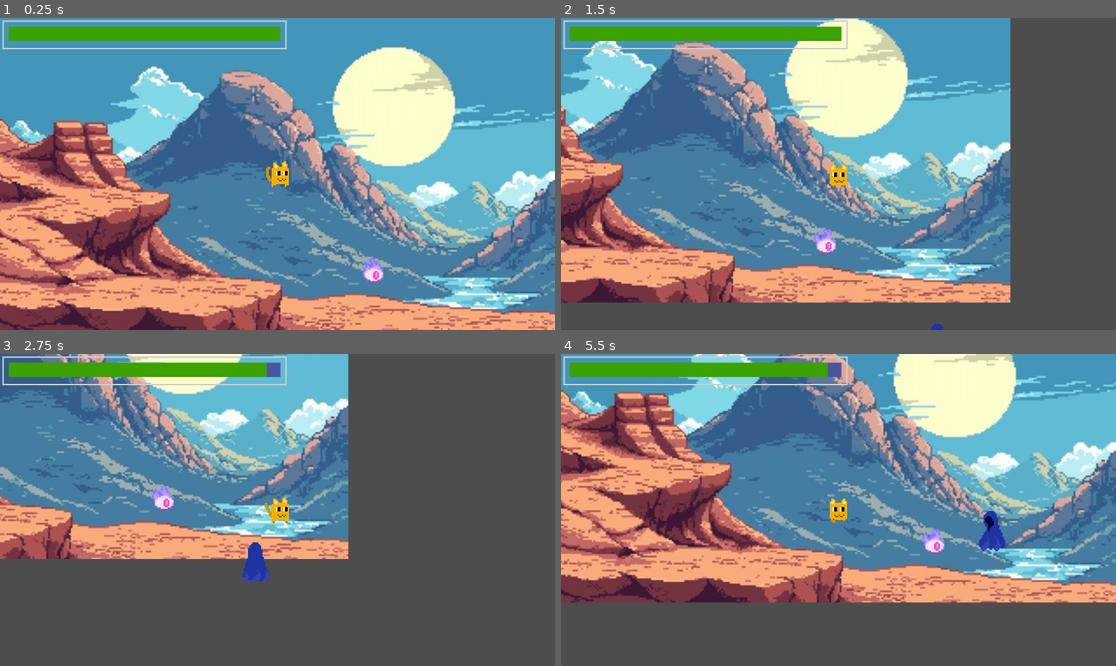
Above: before the commit, frames 1-4 (two rows, left to right).
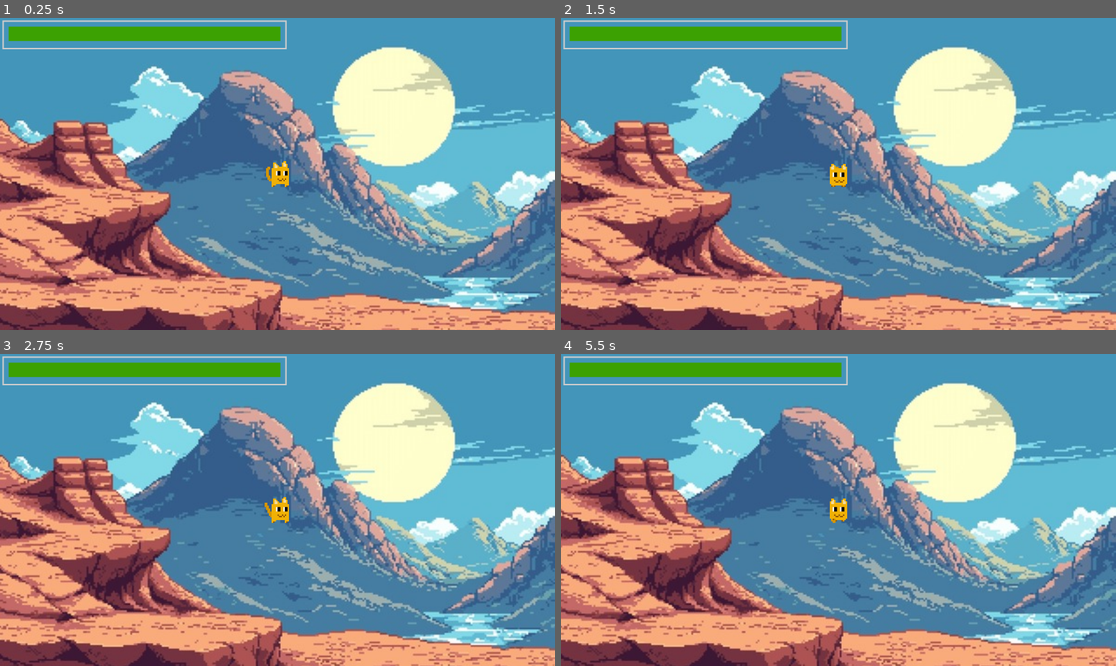
Above: after the commit, the same moments.

Repository: InvertedCarrot/PIXEL-JAM-2025
Game: Godot game, scene res://scenes/levels/level_debug.tscn
Same seed, same stepped clock (60 frames per second), same inputs: the game is played once before the commit and once after it.
Inputs:
- Up to frame 1 (0.25 s): no input
- Up to frame 2 (1.5 s): hold Right (right) 0.53-1.28 s; hold Down (down) from 1.28 s (still down)
- Up to frame 3 (2.75 s): release Down (down) at 2.03 s; hold Right (right) from 2.03 s (still down)
- Up to frame 4 (5.5 s): release Right (right) at 2.78 s; hold Up (up) 2.78-3.53 s; hold Left (left) 3.53-5.03 s; hold Down (down) from 5.03 s (still down)

The runs differ from the first frame. In frame 1, 0.2% of the frame differs, in the area x 65-70%, y 76-85%; in frame 2, 80%; in frame 3, 92%, in the area x 0-100%, y 0-100%; in frame 4, 82%.

Commit message:
speed?????

Diff:
--- a/scenes/entities/bird/bird.tscn
+++ b/scenes/entities/bird/bird.tscn
@@ -3,23 +3,6 @@
 [ext_resource type="PackedScene" uid="uid://cy4th7add1tw0" path="res://scenes/entities/entity.tscn" id="1_k5awq"]
 [ext_resource type="Texture2D" uid="uid://dgheyrx2hgwjd" path="res://assets/bird_spritesheet.png" id="2_0tkum"]
 [ext_resource type="AnimationNodeStateMachine" uid="uid://cc8xhe0d52myl" path="res://scenes/entities/bird/bird_animation_sm.tres" id="3_wmgs5"]
-
-[sub_resource type="Animation" id="Animation_iso0n"]
-resource_name = "bird_run_right"
-loop_mode = 1
-step = 0.25
-tracks/0/type = "value"
-tracks/0/imported = false
-tracks/0/enabled = true
-tracks/0/path = NodePath("%AnimationTree/../EntityImage:frame")
-tracks/0/interp = 1
-tracks/0/loop_wrap = true
-tracks/0/keys = {
-"times": PackedFloat32Array(0, 0.25, 0.5, 0.75),
-"transitions": PackedFloat32Array(1, 1, 1, 1),
-"update": 1,
-"values": [0, 1, 2, 3]
-}
 
 [sub_resource type="Animation" id="Animation_x1a32"]
 length = 0.001
@@ -34,6 +17,23 @@
 "transitions": PackedFloat32Array(1),
 "update": 1,
 "values": [0]
+}
+
+[sub_resource type="Animation" id="Animation_1i8e7"]
+resource_name = "bird_run_down"
+loop_mode = 1
+step = 0.25
+tracks/0/type = "value"
+tracks/0/imported = false
+tracks/0/enabled = true
+tracks/0/path = NodePath("%AnimationTree/../EntityImage:frame")
+tracks/0/interp = 1
+tracks/0/loop_wrap = true
+tracks/0/keys = {
+"times": PackedFloat32Array(0, 0.25, 0.5, 0.75),
+"transitions": PackedFloat32Array(1, 1, 1, 1),
+"update": 1,
+"values": [12, 13, 14, 15]
 }
 
 [sub_resource type="Animation" id="Animation_nuctl"]
@@ -53,6 +53,23 @@
 "values": [4, 5, 6, 7]
 }
 
+[sub_resource type="Animation" id="Animation_iso0n"]
+resource_name = "bird_run_right"
+loop_mode = 1
+step = 0.25
+tracks/0/type = "value"
+tracks/0/imported = false
+tracks/0/enabled = true
+tracks/0/path = NodePath("%AnimationTree/../EntityImage:frame")
+tracks/0/interp = 1
+tracks/0/loop_wrap = true
+tracks/0/keys = {
+"times": PackedFloat32Array(0, 0.25, 0.5, 0.75),
+"transitions": PackedFloat32Array(1, 1, 1, 1),
+"update": 1,
+"values": [0, 1, 2, 3]
+}
+
 [sub_resource type="Animation" id="Animation_3xebl"]
 resource_name = "bird_run_up"
 loop_mode = 1
@@ -70,23 +87,6 @@
 "values": [8, 9, 10, 11]
 }
 
-[sub_resource type="Animation" id="Animation_1i8e7"]
-resource_name = "bird_run_down"
-loop_mode = 1
-step = 0.25
-tracks/0/type = "value"
-tracks/0/imported = false
-tracks/0/enabled = true
-tracks/0/path = NodePath("%AnimationTree/../EntityImage:frame")
-tracks/0/interp = 1
-tracks/0/loop_wrap = true
-tracks/0/keys = {
-"times": PackedFloat32Array(0, 0.25, 0.5, 0.75),
-"transitions": PackedFloat32Array(1, 1, 1, 1),
-"update": 1,
-"values": [12, 13, 14, 15]
-}
-
 [sub_resource type="AnimationLibrary" id="AnimationLibrary_lfvu5"]
 _data = {
 "RESET": SubResource("Animation_x1a32"),
@@ -97,7 +97,6 @@
 }
 
 [node name="Entity" instance=ExtResource("1_k5awq")]
-speed = 200.0
 
 [node name="EntityImage" parent="." index="0"]
 texture = ExtResource("2_0tkum")
--- a/scenes/entities/cat/cat.gd
+++ b/scenes/entities/cat/cat.gd
@@ -1,7 +1,7 @@
 extends Entity
 
 func _ready() -> void:
-	can_control = true
+	is_player = true
 	super()
 
 func _process(delta: float) -> void:
@@ -9,4 +9,4 @@
 
 
 func _on_area_2d_area_entered(area: Area2D) -> void:
-	Globals.health -=5
+	Globals.health -= 5
--- a/scenes/entities/entity.gd
+++ b/scenes/entities/entity.gd
@@ -1,23 +1,58 @@
 class_name Entity
 extends CharacterBody2D
 
-# @onready var player_animation = $PlayerAnimation
+@onready var zones = $DetectZones.get_children()
+@onready var player_node = %Player.get_child(0)
+@onready var timers = $Timers
+@export var detect_zone_ranges: Array[float]
+@export var speed: float
 
-@export var speed: float
+var dist_to_player: float
+var dir_to_player: Vector2
+
 var direction: Vector2
 
+var is_player: bool = false
 var start_position = Vector2.ZERO
 
-# Set to false for auto-controlled characters
-var can_control: bool = false
 
 func _ready() -> void:
 	position = start_position
+	if detect_zone_ranges.size() != 4:
+		detect_zone_ranges = [500, 300, 200, 100]
+	# set area2D sizes for visual clarity
+	for i in range(zones.size()):
+		var zone = zones[i]
+		var collision_shape = zone.get_node("CollisionShape2D")
+		collision_shape.shape.radius = detect_zone_ranges[i]
 
 
 func _process(delta: float) -> void:
-	if (can_control):
+	if (!is_player):
+		dist_to_player = global_position.distance_to(player_node.global_position)
+		dir_to_player = (global_position - player_node.global_position).normalized()
+		# print(calculate_zone())
+
+
+	if (is_player):
 		# get directional input and convert to unit vector
 		direction = Input.get_vector("left","right","up","down")
 		velocity = direction * speed
 		move_and_slide() # already accounts for deltaTime
+
+
+func calculate_zone():
+	var zone_num: int = -1
+	for zone_dist in detect_zone_ranges:
+		if dist_to_player >= zone_dist:
+			break
+		zone_num += 1
+	return zone_num # return -1 if outside all zones
+
+
+func turn_into_player():
+	pass
+
+
+func turn_into_enemy():
+	pass
--- a/scenes/entities/entity.tscn
+++ b/scenes/entities/entity.tscn
@@ -1,10 +1,22 @@
-[gd_scene load_steps=4 format=3 uid="uid://cy4th7add1tw0"]
+[gd_scene load_steps=8 format=3 uid="uid://cy4th7add1tw0"]
 
 [ext_resource type="Script" path="res://scenes/entities/entity.gd" id="1_ipa0w"]
 [ext_resource type="Script" path="res://scenes/entities/entity_animation.gd" id="3_tf2at"]
 
 [sub_resource type="RectangleShape2D" id="RectangleShape2D_x1034"]
 size = Vector2(34, 31)
+
+[sub_resource type="CircleShape2D" id="CircleShape2D_5jfjd"]
+radius = 53.0377
+
+[sub_resource type="CircleShape2D" id="CircleShape2D_ti163"]
+radius = 44.0
+
+[sub_resource type="CircleShape2D" id="CircleShape2D_whso5"]
+radius = 32.0
+
+[sub_resource type="CircleShape2D" id="CircleShape2D_1y5sk"]
+radius = 18.0
 
 [node name="Entity" type="CharacterBody2D"]
 script = ExtResource("1_ipa0w")
@@ -27,3 +39,38 @@
 
 [node name="EntityAnimation" type="Node2D" parent="."]
 script = ExtResource("3_tf2at")
+
+[node name="DetectZones" type="Node2D" parent="."]
+visible = false
+metadata/_edit_group_ = true
+metadata/_edit_lock_ = true
+
+[node name="Zone0" type="Area2D" parent="DetectZones"]
+
+[node name="CollisionShape2D" type="CollisionShape2D" parent="DetectZones/Zone0"]
+shape = SubResource("CircleShape2D_5jfjd")
+debug_color = Color(0, 0.6, 0.701961, 0.156863)
+
+[node name="Zone1" type="Area2D" parent="DetectZones"]
+
+[node name="CollisionShape2D" type="CollisionShape2D" parent="DetectZones/Zone1"]
+shape = SubResource("CircleShape2D_ti163")
+debug_color = Color(0.14902, 0.662745, 0, 0.156863)
+
+[node name="Zone2" type="Area2D" parent="DetectZones"]
+
+[node name="CollisionShape2D" type="CollisionShape2D" parent="DetectZones/Zone2"]
+shape = SubResource("CircleShape2D_whso5")
+debug_color = Color(0.670588, 0.545098, 0, 0.156863)
+
+[node name="Zone3" type="Area2D" parent="DetectZones"]
+
+[node name="CollisionShape2D" type="CollisionShape2D" parent="DetectZones/Zone3"]
+shape = SubResource("CircleShape2D_1y5sk")
+debug_color = Color(1, 0.239216, 0.223529, 0.156863)
+
+[node name="Timers" type="Node" parent="."]
+
+[node name="AttackCooldownTimer" type="Timer" parent="Timers"]
+
+[node name="StateSwitchTimer" type="Timer" parent="Timers"]
--- a/scenes/entities/fireball/fireball.gd
+++ b/scenes/entities/fireball/fireball.gd
@@ -1,8 +1,8 @@
 extends Entity
 
 func _ready() -> void:
-	can_control = false
-	start_position = Vector2(200,200)
+	is_player = false
+	start_position = Vector2(200,400)
 	super()
 
 func _process(delta: float) -> void:
--- a/scenes/entities/fireball/fireball.tscn
+++ b/scenes/entities/fireball/fireball.tscn
@@ -1,12 +1,15 @@
-[gd_scene load_steps=12 format=3 uid="uid://cnaiwqoaoxh5b"]
+[gd_scene load_steps=13 format=3 uid="uid://cnaiwqoaoxh5b"]
 
 [ext_resource type="PackedScene" uid="uid://cy4th7add1tw0" path="res://scenes/entities/entity.tscn" id="1_vjnn7"]
-[ext_resource type="Texture2D" uid="uid://bt3xytqgsfn48" path="res://assets/fireball_spritesheet.png" id="2_l366j"]
+[ext_resource type="Texture2D" uid="uid://dn5pmppt4e13u" path="res://assets/fireball_spritesheet.png" id="2_l366j"]
 [ext_resource type="Script" path="res://scenes/entities/fireball/fireball.gd" id="2_tnljr"]
 [ext_resource type="AnimationNodeStateMachine" uid="uid://c5klp6iouvywb" path="res://scenes/entities/fireball/fireball_animation_sm.tres" id="3_0egjs"]
 
 [sub_resource type="RectangleShape2D" id="RectangleShape2D_dej0i"]
 size = Vector2(34, 32)
+
+[sub_resource type="RectangleShape2D" id="RectangleShape2D_x1034"]
+size = Vector2(34, 31)
 
 [sub_resource type="Animation" id="Animation_hw420"]
 length = 0.001
@@ -104,6 +107,7 @@
 collision_layer = 2
 collision_mask = 2
 script = ExtResource("2_tnljr")
+speed = 500.0
 
 [node name="EntityImage" parent="." index="0"]
 texture = ExtResource("2_l366j")
@@ -116,17 +120,31 @@
 position = Vector2(-1, 5)
 shape = SubResource("RectangleShape2D_dej0i")
 
-[node name="CollisionShape2D" parent="." index="2"]
+[node name="DetectZones_Zone4#CollisionShape2D" type="CollisionShape2D" parent="." index="2"]
 visible = false
 position = Vector2(-1, 5)
-disabled = false
+shape = SubResource("RectangleShape2D_x1034")
+debug_color = Color(1, 0.241143, 0.222318, 0.156863)
 
-[node name="AnimationPlayer" parent="." index="3"]
+[node name="AnimationPlayer" parent="." index="4"]
 libraries = {
 "": SubResource("AnimationLibrary_rw17j")
 }
 
-[node name="AnimationTree" parent="." index="4"]
+[node name="AnimationTree" parent="." index="5"]
 tree_root = ExtResource("3_0egjs")
 parameters/Idle/blend_position = Vector2(0, 0)
 parameters/Run/blend_position = Vector2(-0.330464, 0.60105)
+
+[node name="DetectZones" parent="." index="7"]
+visible = true
+
+[node name="CollisionShape2D" parent="DetectZones/Zone2" index="0"]
+debug_color = Color(0.150672, 0.661547, 0, 0.156863)
+
+[node name="CollisionShape2D" parent="DetectZones/Zone3" index="0"]
+debug_color = Color(0.66965, 0.5469, 1.92523e-07, 0.156863)
+
+[node name="StateSwitchTimer" parent="Timers" index="1"]
+wait_time = 2.0
+one_shot = true
--- a/scenes/entities/lily/lily.tscn
+++ b/scenes/entities/lily/lily.tscn
@@ -3,23 +3,6 @@
 [ext_resource type="PackedScene" uid="uid://cy4th7add1tw0" path="res://scenes/entities/entity.tscn" id="1_x056f"]
 [ext_resource type="Texture2D" uid="uid://bolwty3rkil1t" path="res://assets/lily_spritesheet.png" id="2_y2f4v"]
 [ext_resource type="AnimationNodeStateMachine" uid="uid://chvy8d8i31nmg" path="res://scenes/entities/lily/lily_animation_sm.tres" id="3_o1aml"]
-
-[sub_resource type="Animation" id="Animation_8hshg"]
-resource_name = "lily_run_right"
-loop_mode = 1
-step = 0.2
-tracks/0/type = "value"
-tracks/0/imported = false
-tracks/0/enabled = true
-tracks/0/path = NodePath("../EntityImage:frame")
-tracks/0/interp = 1
-tracks/0/loop_wrap = true
-tracks/0/keys = {
-"times": PackedFloat32Array(0, 0.2, 0.4, 0.6, 0.8),
-"transitions": PackedFloat32Array(1, 1, 1, 1, 1),
-"update": 1,
-"values": [0, 1, 2, 3, 4]
-}
 
 [sub_resource type="Animation" id="Animation_yrip7"]
 length = 0.001
@@ -34,6 +17,91 @@
 "transitions": PackedFloat32Array(1),
 "update": 1,
 "values": [0]
+}
+
+[sub_resource type="Animation" id="Animation_2x4sm"]
+resource_name = "lily_idle_up"
+loop_mode = 1
+step = 0.5
+tracks/0/type = "value"
+tracks/0/imported = false
+tracks/0/enabled = true
+tracks/0/path = NodePath("../EntityImage:frame")
+tracks/0/interp = 1
+tracks/0/loop_wrap = true
+tracks/0/keys = {
+"times": PackedFloat32Array(0, 0.5),
+"transitions": PackedFloat32Array(1, 1),
+"update": 1,
+"values": [10, 11]
+}
+
+[sub_resource type="Animation" id="Animation_y4upt"]
+resource_name = "lily_idle_left"
+loop_mode = 1
+step = 0.5
+tracks/0/type = "value"
+tracks/0/imported = false
+tracks/0/enabled = true
+tracks/0/path = NodePath("../EntityImage:frame")
+tracks/0/interp = 1
+tracks/0/loop_wrap = true
+tracks/0/keys = {
+"times": PackedFloat32Array(0, 0.5),
+"transitions": PackedFloat32Array(1, 1),
+"update": 1,
+"values": [5, 9]
+}
+
+[sub_resource type="Animation" id="Animation_2gufq"]
+resource_name = "lily_idle_right"
+loop_mode = 1
+step = 0.5
+tracks/0/type = "value"
+tracks/0/imported = false
+tracks/0/enabled = true
+tracks/0/path = NodePath("../EntityImage:frame")
+tracks/0/interp = 1
+tracks/0/loop_wrap = true
+tracks/0/keys = {
+"times": PackedFloat32Array(0, 0.5),
+"transitions": PackedFloat32Array(1, 1),
+"update": 1,
+"values": [0, 4]
+}
+
+[sub_resource type="Animation" id="Animation_kkiy6"]
+resource_name = "lily_idle_down"
+loop_mode = 1
+step = 0.5
+tracks/0/type = "value"
+tracks/0/imported = false
+tracks/0/enabled = true
+tracks/0/path = NodePath("../EntityImage:frame")
+tracks/0/interp = 1
+tracks/0/loop_wrap = true
+tracks/0/keys = {
+"times": PackedFloat32Array(0, 0.5),
+"transitions": PackedFloat32Array(1, 1),
+"update": 1,
+"values": [14, 15]
+}
+
+[sub_resource type="Animation" id="Animation_h6f7t"]
+resource_name = "lily_run_up"
+loop_mode = 1
+step = 0.25
+tracks/0/type = "value"
+tracks/0/imported = false
+tracks/0/enabled = true
+tracks/0/path = NodePath("../EntityImage:frame")
+tracks/0/interp = 1
+tracks/0/loop_wrap = true
+tracks/0/keys = {
+"times": PackedFloat32Array(0, 0.25, 0.5, 0.75),
+"transitions": PackedFloat32Array(1, 1, 1, 1),
+"update": 1,
+"values": [10, 11, 12, 13]
 }
 
 [sub_resource type="Animation" id="Animation_27ppv"]
@@ -53,10 +121,10 @@
 "values": [5, 6, 7, 8, 9]
 }
 
-[sub_resource type="Animation" id="Animation_2gufq"]
-resource_name = "lily_idle_right"
+[sub_resource type="Animation" id="Animation_8hshg"]
+resource_name = "lily_run_right"
 loop_mode = 1
-step = 0.5
+step = 0.2
 tracks/0/type = "value"
 tracks/0/imported = false
 tracks/0/enabled = true
@@ -64,78 +132,10 @@
 tracks/0/interp = 1
 tracks/0/loop_wrap = true
 tracks/0/keys = {
-"times": PackedFloat32Array(0, 0.5),
-"transitions": PackedFloat32Array(1, 1),
+"times": PackedFloat32Array(0, 0.2, 0.4, 0.6, 0.8),
+"transitions": PackedFloat32Array(1, 1, 1, 1, 1),
 "update": 1,
-"values": [0, 4]
-}
-
-[sub_resource type="Animation" id="Animation_y4upt"]
-resource_name = "lily_idle_left"
-loop_mode = 1
-step = 0.5
-tracks/0/type = "value"
-tracks/0/imported = false
-tracks/0/enabled = true
-tracks/0/path = NodePath("../EntityImage:frame")
-tracks/0/interp = 1
-tracks/0/loop_wrap = true
-tracks/0/keys = {
-"times": PackedFloat32Array(0, 0.5),
-"transitions": PackedFloat32Array(1, 1),
-"update": 1,
-"values": [5, 9]
-}
-
-[sub_resource type="Animation" id="Animation_h6f7t"]
-resource_name = "lily_run_up"
-loop_mode = 1
-step = 0.25
-tracks/0/type = "value"
-tracks/0/imported = false
-tracks/0/enabled = true
-tracks/0/path = NodePath("../EntityImage:frame")
-tracks/0/interp = 1
-tracks/0/loop_wrap = true
-tracks/0/keys = {
-"times": PackedFloat32Array(0, 0.25, 0.5, 0.75),
-"transitions": PackedFloat32Array(1, 1, 1, 1),
-"update": 1,
-"values": [10, 11, 12, 13]
-}
-
-[sub_resource type="Animation" id="Animation_2x4sm"]
-resource_name = "lily_idle_up"
-loop_mode = 1
-step = 0.5
-tracks/0/type = "value"
-tracks/0/imported = false
-tracks/0/enabled = true
-tracks/0/path = NodePath("../EntityImage:frame")
-tracks/0/interp = 1
-tracks/0/loop_wrap = true
-tracks/0/keys = {
-"times": PackedFloat32Array(0, 0.5),
-"transitions": PackedFloat32Array(1, 1),
-"update": 1,
-"values": [10, 11]
-}
-
-[sub_resource type="Animation" id="Animation_kkiy6"]
-resource_name = "lily_idle_down"
-loop_mode = 1
-step = 0.5
-tracks/0/type = "value"
-tracks/0/imported = false
-tracks/0/enabled = true
-tracks/0/path = NodePath("../EntityImage:frame")
-tracks/0/interp = 1
-tracks/0/loop_wrap = true
-tracks/0/keys = {
-"times": PackedFloat32Array(0, 0.5),
-"transitions": PackedFloat32Array(1, 1),
-"update": 1,
-"values": [14, 15]
+"values": [0, 1, 2, 3, 4]
 }
 
 [sub_resource type="Animation" id="Animation_11ln3"]
--- a/scenes/entities/reaper/reaper.gd
+++ b/scenes/entities/reaper/reaper.gd
@@ -1,7 +1,7 @@
 extends Entity
 
 func _ready() -> void:
-	can_control = false
+	is_player = false
 	start_position = Vector2(500,500)
 	super()
 
--- a/scenes/entities/reaper/reaper.tscn
+++ b/scenes/entities/reaper/reaper.tscn
@@ -102,7 +102,6 @@
 
 [node name="Reaper" instance=ExtResource("1_5xwr1")]
 script = ExtResource("2_lvsa1")
-speed = 100.0
 
 [node name="EntityImage" parent="." index="0"]
 texture = ExtResource("2_rgw5y")
--- a/scenes/levels/level_debug.tscn
+++ b/scenes/levels/level_debug.tscn
@@ -1,10 +1,9 @@
-[gd_scene load_steps=6 format=3 uid="uid://dxg4ddslja36"]
+[gd_scene load_steps=5 format=3 uid="uid://dxg4ddslja36"]
 
-[ext_resource type="Texture2D" uid="uid://dpgxyggti58ow" path="res://assets/placeholder_background.jpg" id="1_d15l8"]
+[ext_resource type="Texture2D" uid="uid://cc3tcfdssn0ru" path="res://assets/placeholder_background.jpg" id="1_d15l8"]
 [ext_resource type="PackedScene" uid="uid://bkh4c6v2mbx4k" path="res://scenes/entities/cat/cat.tscn" id="2_xdcg5"]
 [ext_resource type="PackedScene" uid="uid://cnaiwqoaoxh5b" path="res://scenes/entities/fireball/fireball.tscn" id="3_u4f2v"]
 [ext_resource type="PackedScene" uid="uid://c100e6hgm76ay" path="res://scenes/UI/healthbar/healthbar.tscn" id="4_u3ta5"]
-[ext_resource type="PackedScene" uid="uid://dhr52l8yyg2hc" path="res://scenes/entities/reaper/reaper.tscn" id="5_g5m4i"]
 
 [node name="LevelDebug" type="Node2D"]
 
@@ -13,13 +12,17 @@
 scale = Vector2(1.93175, 1.93175)
 texture = ExtResource("1_d15l8")
 
-[node name="Cat" parent="." instance=ExtResource("2_xdcg5")]
-
-[node name="Camera2D" type="Camera2D" parent="Cat"]
-
-[node name="Fireball" parent="." instance=ExtResource("3_u4f2v")]
-
 [node name="Healthbar" parent="." instance=ExtResource("4_u3ta5")]
 
-[node name="Reaper" parent="." instance=ExtResource("5_g5m4i")]
-speed = 75.0
+[node name="Player" type="Node2D" parent="."]
+unique_name_in_owner = true
+
+[node name="Cat" parent="Player" instance=ExtResource("2_xdcg5")]
+speed = 0.0
+
+[node name="Camera2D" type="Camera2D" parent="Player/Cat"]
+
+[node name="Enemies" type="Node2D" parent="."]
+
+[node name="Fireball" parent="Enemies" instance=ExtResource("3_u4f2v")]
+position = Vector2(-82, 51)
Not shown: 1 places in scenes/entities/cat/cat.tscn that only renumber resources
Not shown: 1 places in scenes/entities/reaper/reaper.tscn that only renumber resources
Not shown, changed: .DS_Store
